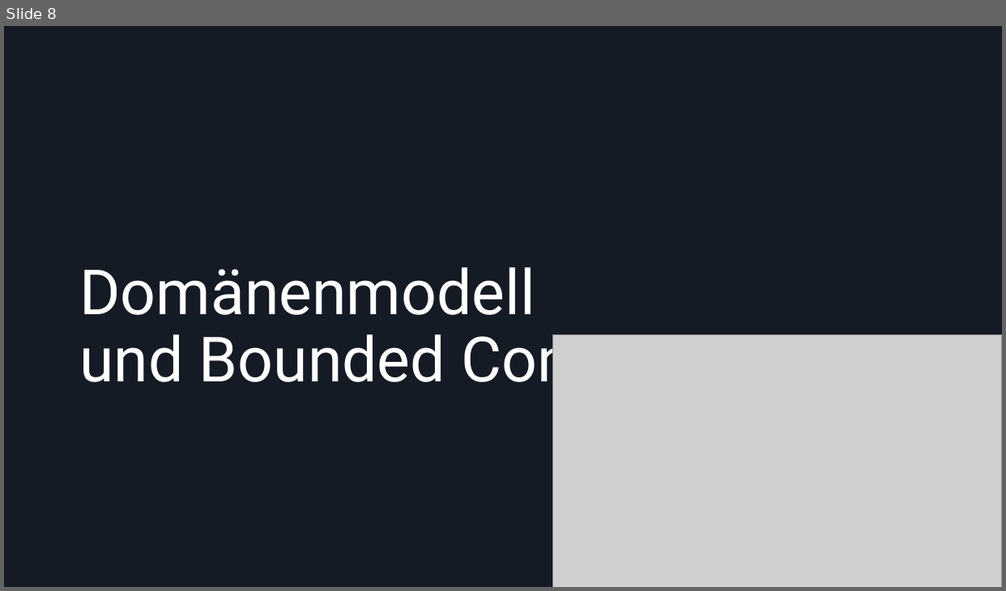
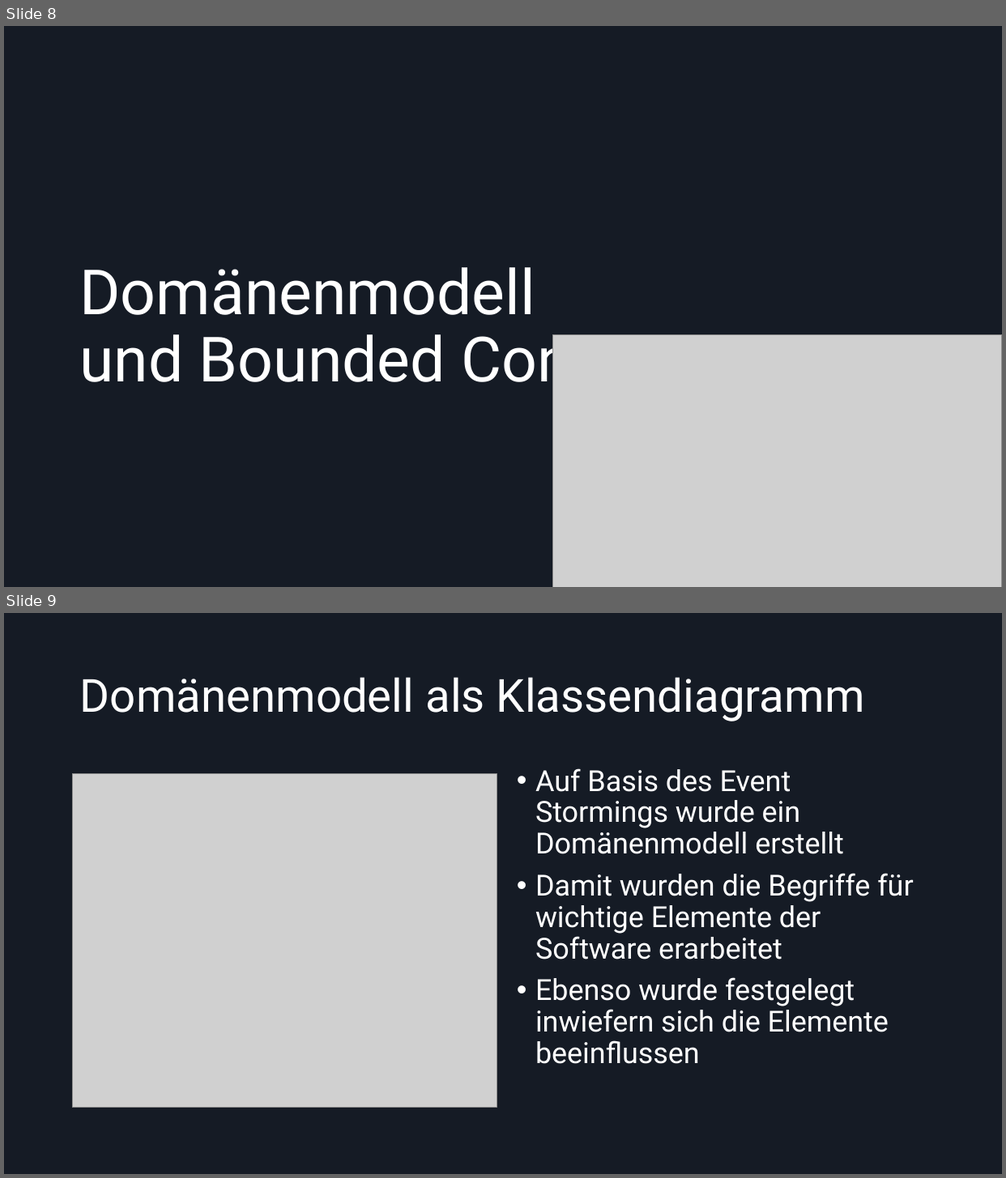
Before and after one commit to Dolokan/MSE_Roguelike, a slide deck: Moderne Softwareentwicklung Zwischenpräsentation.pptx. Shown one above the other, each under a label of ours: slide 8 before the commit, slides 8 and 9 after it. The pictures are 1006x591 and 1006x1178 pixels, drawn with LibreOffice and Linux fonts; fonts in the diff are those of the drawing; grey boxes stand for pictures. Boxes give left, top, right and bottom in pixels: in the first picture for what was removed or moved away, otherwise in the second. Text is boxed around its words. In the diff, an @@ line names an element or a change of style, - is before the commit and + after.

```diff
--- a/Moderne Softwareentwicklung Zwischenpräsentation.pptx
+++ b/Moderne Softwareentwicklung Zwischenpräsentation.pptx
@@ slide 9 added at [4, 613, 1002, 1174], background #151B25 @@
@@ title added at [80, 677, 865, 722], 44 pt, text #FFFFFF @@
+Domänenmodell als Klassendiagramm
@@ picture added at [73, 773, 497, 1107] @@
@@ text added at [535, 769, 913, 1064], 28 pt, text #FFFFFF @@
+• Auf Basis des Event Stormings wurde ein Domänenmodell erstellt
+• Damit wurden die Begriffe für wichtige Elemente der Software erarbeitet
+• Ebenso wurde festgelegt inwiefern sich die Elemente beeinflussen
```
Also in this commit, not shown: 2 slides changed, 10 other slides added, 2 slides removed.
